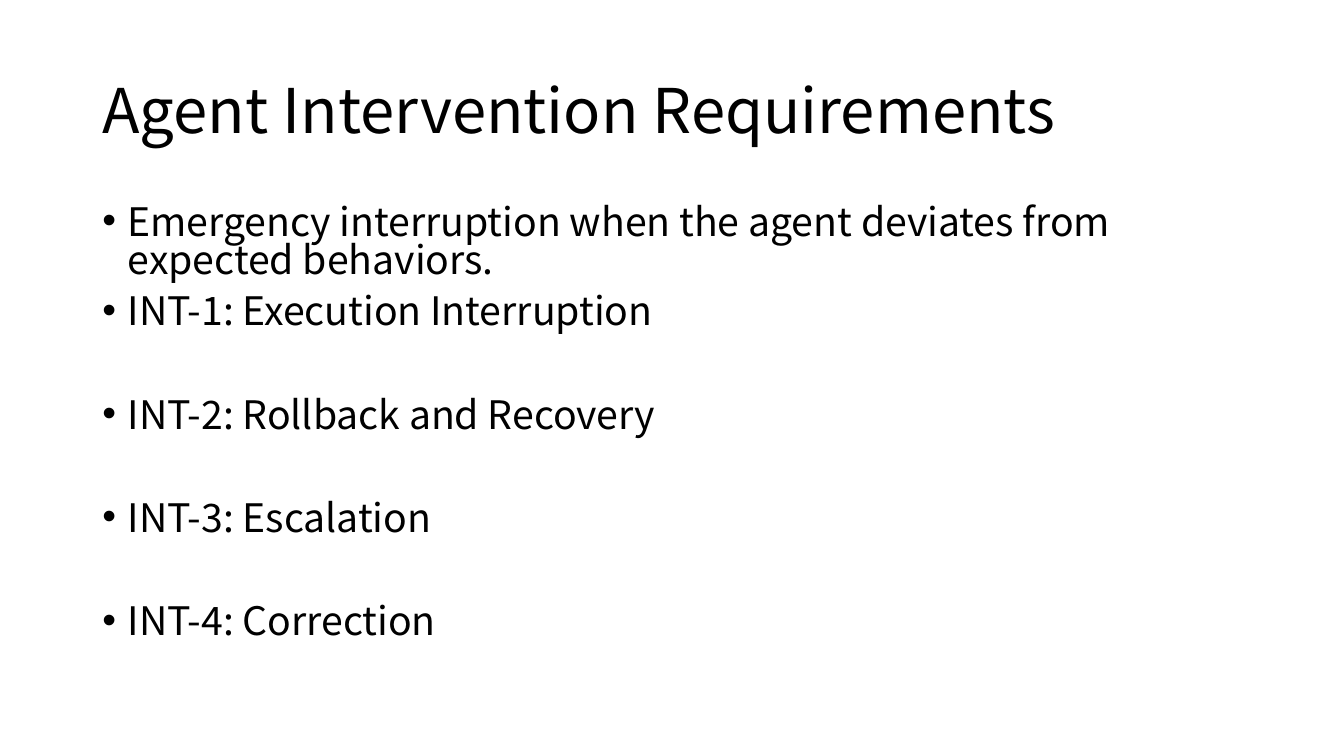
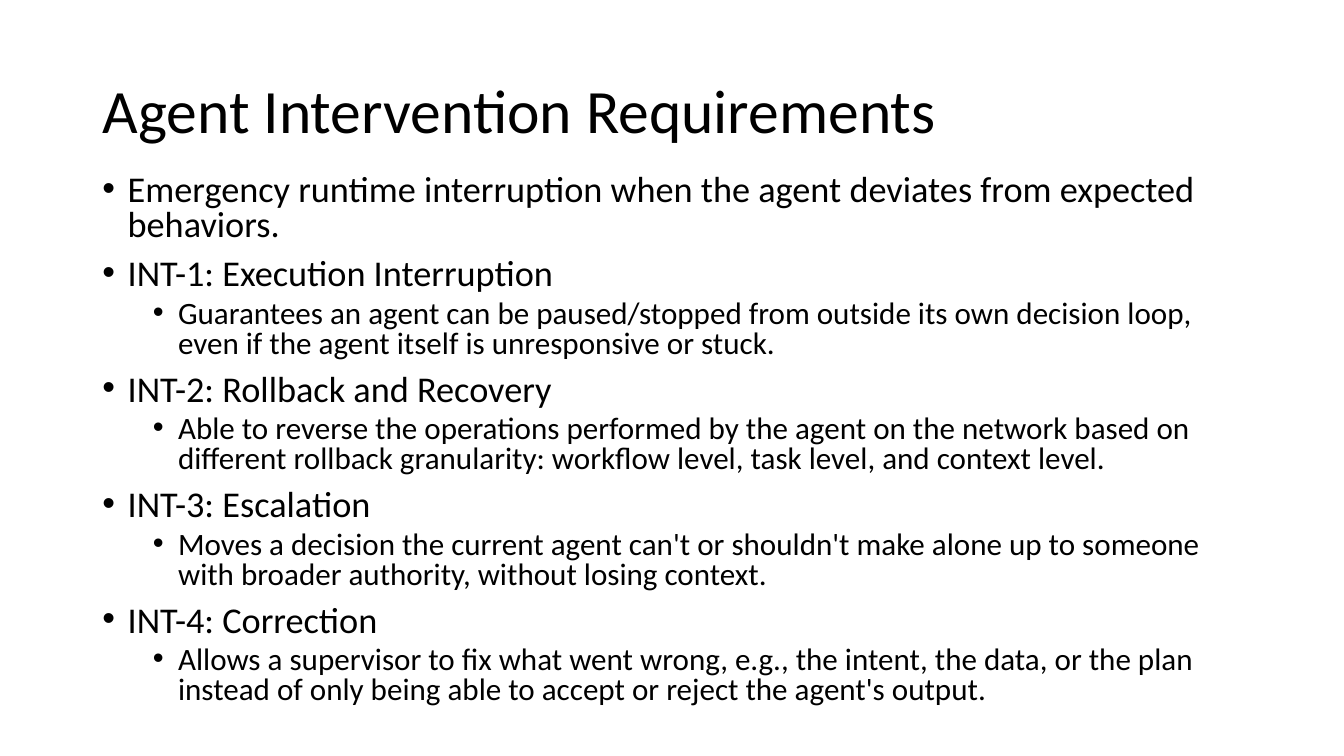
Before and after one commit to QiufangMa/AgentImpact2YANG, a slide deck: slide 6 of Side Meetings/ICON-requirements.pptx (slide 5 before the commit). Drawn at 1344x756 pixels with LibreOffice and Linux fonts; fonts in the diff are those of the drawing. Boxes give left, top, right and bottom in pixels: in the first picture for what was removed or moved away, otherwise in the second. Text is boxed around its words. In the diff, an @@ line names an element or a change of style, - is before the commit and + after.

```diff
--- a/Side Meetings/ICON-requirements.pptx
+++ b/Side Meetings/ICON-requirements.pptx
@@ title "Agent Intervention Requirements" at bbox=[102, 90, 935, 144]: font Noto Sans CJK SC to Calibri @@
@@ text "Emergency runtime interruption when the ...": place and size @@
-text "Emergency runtime interruption when the ..." at bbox=[128, 204, 1111, 636]
+text "Emergency runtime interruption when the ..." at bbox=[128, 176, 1199, 706]
@@ text at bbox=[128, 176, 1194, 238]: text changed; size 28 to 25.9 pt; font Noto Sans CJK SC to Calibri @@
-• Emergency interruption when the agent deviates from expected behaviors.
+• Emergency runtime interruption when the agent deviates from expected behaviors.
@@ text at bbox=[128, 261, 553, 634]: size 28 to 25.9 pt, font Noto Sans CJK SC to Calibri in "INT-1: Execution Interruption", "INT-2: Rollback and Recovery", "INT-3: Escalation", "INT-4: Correction" @@
@@ text at bbox=[178, 302, 1191, 360]: paragraph added @@
+  • Guarantees an agent can be paused/stopped from outside its own decision loop, even if the agent itself is unresponsive or stuck.
@@ text at bbox=[178, 417, 1190, 475]: paragraph added @@
+  • Able to reverse the operations performed by the agent on the network based on different rollback granularity: workflow level, task level, and context level.
@@ text at bbox=[178, 533, 1199, 591]: paragraph added @@
+  • Moves a decision the current agent can't or shouldn't make alone up to someone with broader authority, without losing context.
@@ text at bbox=[178, 648, 1193, 706]: paragraph added @@
+  • Allows a supervisor to fix what went wrong, e.g., the intent, the data, or the plan instead of only being able to accept or reject the agent's output.
```
Also in this commit, not shown: 4 other slides changed, 2 slides added, 1 other file.
